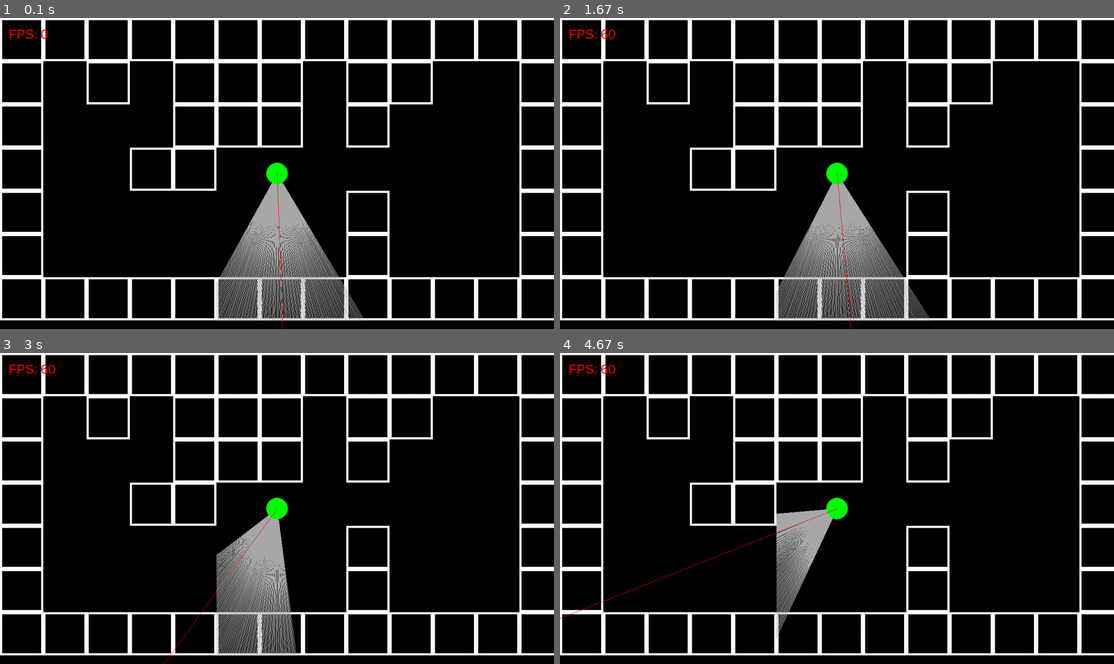
Above: before the commit, frames 1-4 (two rows, left to right).
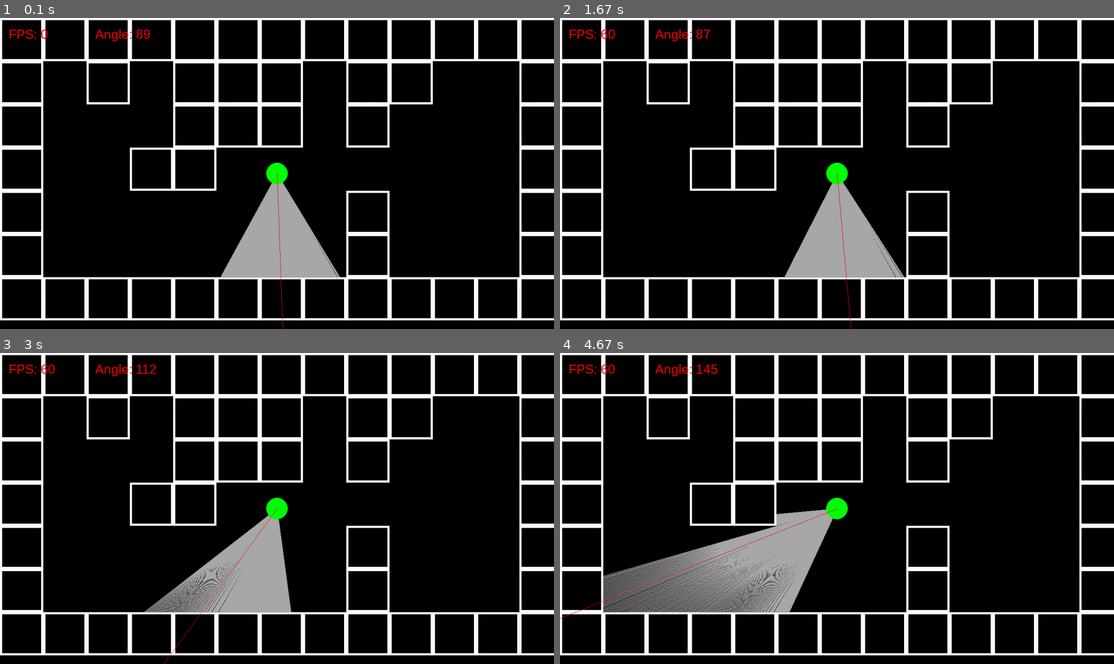
Above: after the commit, the same moments.

Repository: TecHeReTiC3141/pygameRaycasting
Game: pygame game, started from main.py
The game is run twice, just before and just after one commit, with the same random seed, the same clock (stepped at 60 frames per second) and the same inputs.
Inputs (mouse positions are in pixels of both pictures, inside the frame that each line leads up to):
- Up to frame 1 (0.1 s): no input
- Up to frame 2 (1.67 s): hold Right 0.33-0.8 s; move the mouse to (814, 185) at 0.37 s; hold Right 0.83-1.3 s; move the mouse to (1014, 164) at 0.87 s; hold Left from 1.33 s (still down); move the mouse to (704, 176) at 1.37 s
- Up to frame 3 (3 s): release Left at 1.87 s; hold Left 1.9-2.37 s; move the mouse to (105, 461) at 1.93 s; hold Right from 2.4 s (still down); move the mouse to (360, 399) at 2.43 s
- Up to frame 4 (4.67 s): release Right at 3.03 s; hold Left 3.07-3.53 s; move the mouse to (903, 536) at 3.1 s; hold Right 3.57-4.03 s; move the mouse to (848, 402) at 3.6 s; hold Right 4.07-4.53 s; move the mouse to (637, 499) at 4.1 s; hold Left from 4.57 s (still down); move the mouse to (842, 539) at 4.6 s

The runs differ from the first frame. In frame 1, 4.8% of the frame differs, in the area x 17-66%, y 3-98%; in frame 2, 4.9%; in frame 3, 4.6%; in frame 4, 7.3%, in the area x 7-50%, y 3-92%.

Commit message:
Raycasting has greatly optimized.

Diff:
--- a/GameObjects.py
+++ b/GameObjects.py
@@ -82,7 +82,6 @@
 class Room:
 
     def __init__(self, map: list[str]):
-
         self.walls = []
         for i in range(len(map)):
             for j in range(len(map[0])):
@@ -125,41 +124,60 @@
                     pygame.draw.line(display, 'darkgray',
                                 player.cur_rect.center, (x, y))
 
+    @staticmethod
+    def mapping(x, y) -> tuple:
+        return (x // WALL_SIZE) * WALL_SIZE, (y // WALL_SIZE) * WALL_SIZE
+
     def optim_raycasting(self, player: Player, display: pygame.Surface, game_mode: str):
         x0, y0 = player.cur_rect.center
+        xm, ym = self.mapping(*player.cur_rect.center)
         cur_ang = player.angle - FOV / 2
         for ray in range(NUM_RAYS):
+            sin_r, cos_r = sin(cur_ang), cos(cur_ang)
+
+            # horizontal
+            hory, dy = (ym + WALL_SIZE, 1) if sin_r >= 0 else (ym, -1)
+            for i in range(0, DISP_HEIGHT, WALL_SIZE):
+                depth_h = (hory - y0) / sin_r
+                horx = x0 + depth_h * cos_r
+
+                stop = False
+                for wall in self.walls:
+                    if wall.cur_rect.collidepoint(horx, hory + dy):
+                        stop = True
+                        break
+                if stop:
+                    break
+
+                hory += WALL_SIZE * dy
+
+            #vert
+            vertx, dx = (xm + WALL_SIZE, 1) if cos_r >= 0 else (xm, -1)
+            for i in range(0, DISP_WIDTH, WALL_SIZE):
+                depth_v = (vertx - x0) / cos_r
+                verty = y0 + depth_v * sin_r
+                stop = False
+                for wall in self.walls:
+                    if wall.cur_rect.collidepoint(vertx + dx, verty):
+                        stop = True
+                        break
+                if stop:
+                    break
+                vertx += WALL_SIZE * dx
+
+            mi_depth = min(depth_v, depth_h)
+
+            if mi_depth < MAX_DEPTH and game_mode == '3d':
+                mi_depth *= cos(player.angle - cur_ang)
+                obst_height = PROJ_COEFF / mi_depth
+                color = 255 / (1 + .00003 * mi_depth ** 2)
+                pygame.draw.rect(display, tuple(color for _ in '...'),
+                                 (ray * SCALE,
+                                  DISP_HEIGHT // 2 - obst_height // 2, SCALE, obst_height))
+            elif game_mode == '2d':
+                x, y = x0 + min(mi_depth, MAX_DEPTH) * cos_r, \
+                   y0 + min(mi_depth, MAX_DEPTH) * sin_r
+                pygame.draw.line(display, 'darkgray',
+                         player.cur_rect.center, (x, y))
 
             cur_ang += FOV / NUM_RAYS
-            sin_r, cos_r = sin(cur_ang), cos(cur_ang)
-            depthhor, depthvert = float('inf'), float('inf')
-            # horizontal
-            for hory in (range(0, y0 // WALL_SIZE * WALL_SIZE, WALL_SIZE) if sin_r <= 0
-            else range(ceil(y0 // WALL_SIZE) *  WALL_SIZE, DISP_HEIGHT, WALL_SIZE)):
-                depth_h = (hory - y0) / sin_r
-                horx = x0 + depth_h * cos_r
-                for wall in self.walls:
-                    if wall.cur_rect.collidepoint((horx, hory)):
-
-                        break
-            #vert
-            for vertx in (range(0, x0 // WALL_SIZE * WALL_SIZE, WALL_SIZE) if cos_r <= 0
-            else range(ceil(x0 // WALL_SIZE) *  WALL_SIZE, DISP_WIDTH, WALL_SIZE)):
-                depth_v = (vertx - x0) / cos_r
-                verty = y0 + depth_v * sin_r
-                for wall in self.walls:
-                    if wall.cur_rect.collidepoint((vertx, verty)):
-
-                        break
-            mi_depth = min(depth_v, depth_h, MAX_DEPTH)
-            x, y = x0 + mi_depth * cos_r, y0 + mi_depth * sin_r
-            mi_depth *= cos(player.angle - cur_ang)
-            obst_height = PROJ_COEFF / mi_depth
-            color = 255 / (1 + .00003 * mi_depth ** 2)
-            if game_mode == '3d':
-                pygame.draw.rect(display, tuple(color for _ in '...'),
-                             (ray * SCALE,
-                              DISP_HEIGHT // 2 - obst_height // 2, SCALE, obst_height))
-            elif game_mode == '2d':
-                pygame.draw.line(display, 'darkgray',
-                         player.cur_rect.center, (x, y))
--- a/const.py
+++ b/const.py
@@ -8,8 +8,8 @@
 WALL_SIZE = 100
 
 FOV = pi / 3
-NUM_RAYS = 160
-MAX_DEPTH = 700
+NUM_RAYS = 320
+MAX_DEPTH = 800
 SCALE = DISP_WIDTH // NUM_RAYS
 SCREEN_DIST = NUM_RAYS / (2 * tan(FOV / 2))
 PROJ_COEFF = SCREEN_DIST * WALL_HEIGHT
--- a/main.py
+++ b/main.py
@@ -21,10 +21,7 @@
 
         elif event.type == pygame.KEYDOWN:
             if event.key == pygame.K_e:
-                if game_mode == '2d':
-                    game_mode = '3d'
-                else:
-                    game_mode = '2d'
+                game_mode = '3d' if game_mode == '2d' else '2d'
 
     display.fill('black')
 
@@ -43,6 +40,8 @@
 
     display.blit(font.render(f'FPS: {round(clock.get_fps())}',
                              True, 'red'), (20, 20))
+    display.blit(font.render(f'Angle: {round(degrees(player.angle))}',
+                             True, 'red'), (220, 20))
     room.physics(player)
     player.move()
 
